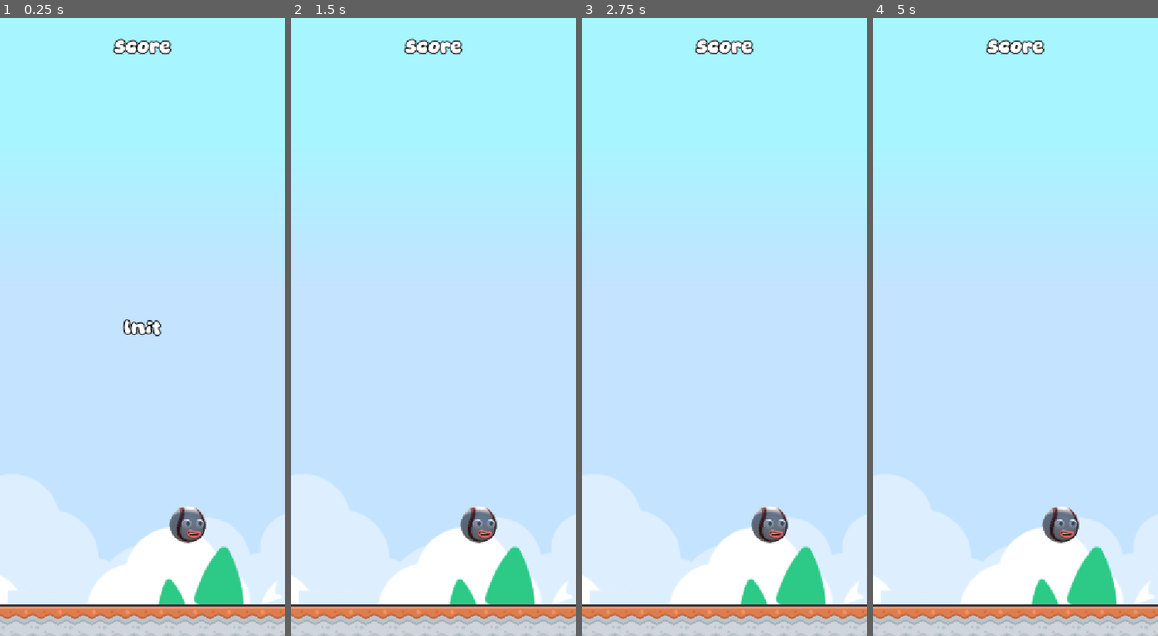
Above: before the commit, frames 1-4 (left to right).
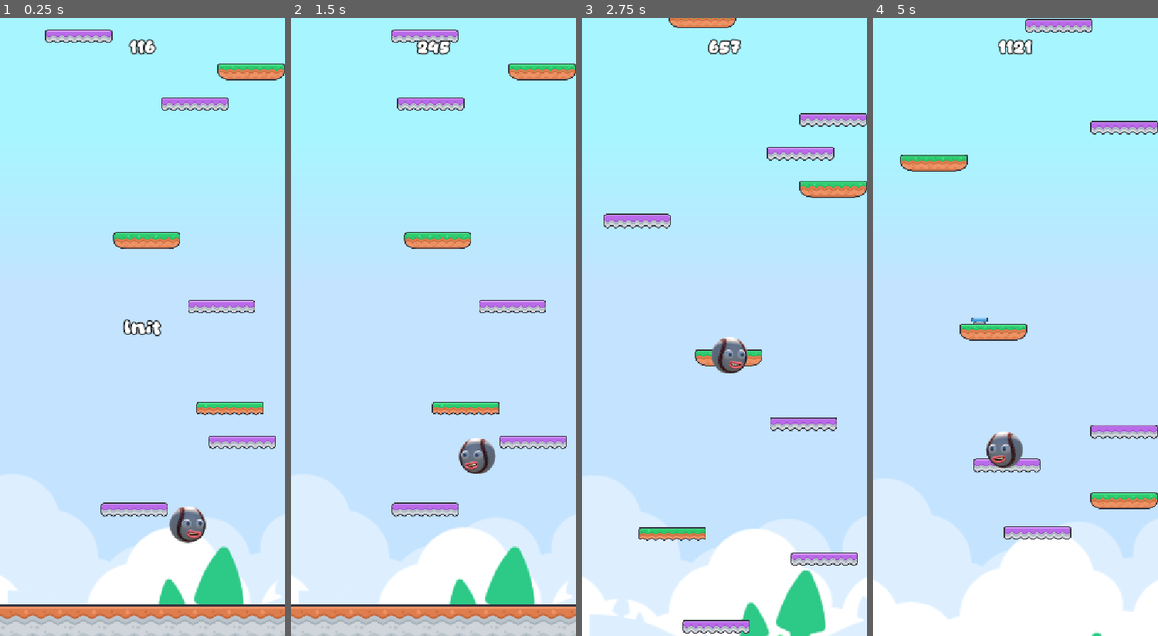
Above: after the commit, the same moments.

Repository: iRadEntertainment/incrediddodlejump
Game: Godot game, scene res://scenes/game.tscn
Two runs of this game, one before a commit and one after it. Both use one fixed random seed, a clock stepped at 60 frames per second and the inputs below.
Inputs (mouse positions are in pixels of both pictures, inside the frame that each line leads up to):
- Up to frame 1 (0.25 s): no input
- Up to frame 2 (1.5 s): tap Enter at 0.5 s; move the mouse to (496, 296) at 0.52 s; click (496, 296) at 0.67 s; move the mouse to (376, 357) at 1.27 s; click (376, 357) at 1.42 s
- Up to frame 3 (2.75 s): move the mouse to (753, 191) at 2.02 s; click (753, 191) at 2.17 s
- Up to frame 4 (5 s): move the mouse to (1001, 450) at 2.77 s; click (1001, 450) at 2.92 s; move the mouse to (1101, 419) at 3.52 s; click (1101, 419) at 3.67 s; move the mouse to (930, 234) at 4.27 s; click (930, 234) at 4.42 s

The runs differ from the first frame. In frame 1, 4.6% of the frame differs, in the area x 15-100%, y 1-81%; in frame 2, 5.7%; in frame 3, 12%; in frame 4, 13%, in the area x 0-100%, y 0-100%.
Error before the commit: Parse Error: Could not parse global class "Platform" from "res://instances/platform.gd". (res://instances/player.gd:43)

Commit message:
feat: platform tiles updated via atlas coords so the size can be changed at runtime

Diff:
--- a/instances/platform.gd
+++ b/instances/platform.gd
@@ -1,24 +1,34 @@
 class_name Platform
-extends Node2D
+extends StaticBody2D
 
+enum Type {
+	STANDARD,
+	BREAKABLE,
+	MOVING,
+	DISAPPEAR,
+}
 
 @onready var coll: CollisionShape2D = %coll
-@onready var tiles: Node2D = %tiles
-@onready var tiles_standard: TileMapLayer = %tiles_standard
-@onready var tiles_breakable: TileMapLayer = %tiles_breakable
-@onready var tiles_movable: TileMapLayer = %tiles_movable
-@onready var tiles_disappear: TileMapLayer = %tiles_disappear
+@onready var tiles: TileMapLayer = %tiles
 @onready var sfx_break: AudioStreamPlayer = %sfx_break
 
 const GRACE_HEIGHT: float = 128.0 #px
+const TILES_BY_TYPE: Dictionary[Type, Array] = {
+	Type.STANDARD: [Vector2i(3, 10), Vector2i(2, 10), Vector2i(4, 10)],
+	Type.BREAKABLE: [Vector2i(8, 11), Vector2i(9, 11), Vector2i(10, 11)],
+	Type.MOVING: [Vector2i(16, 9), Vector2i(17, 9), Vector2i(0, 10)],
+	Type.DISAPPEAR: [Vector2i(10, 14), Vector2i(11, 14), Vector2i(12, 14)],
+}
 
-var _despawn_height: float # positive on the -y axis
 var is_moving: bool
 var is_breakable: bool # if not it is solid
 var is_disappear: bool
+var is_long: bool
 var has_spring: bool
 var has_boost: bool
 
+var _type: Type:
+	get: return _get_type()
 var velocity: Vector2
 var _speed: float = 128.0 #px/s
 var _half_size: float
@@ -44,18 +54,34 @@
 		spring.position.x = Mng.rng.randf_range(-0.5, 0.5) * _half_size
 		add_child(spring)
 
-	match_texture()
+	_update_tiles()
 
 
-func match_texture() -> void:
-	tiles_standard.hide()
-	tiles_breakable.hide()
-	tiles_movable.hide()
-	tiles_disappear.hide()
-	if is_breakable: tiles_breakable.show()
-	elif is_disappear: tiles_disappear.show()
-	elif is_moving: tiles_movable.show()
-	else: tiles_standard.show()
+func _get_type() -> Type:
+	if is_breakable: return Type.BREAKABLE
+	elif is_disappear: return Type.DISAPPEAR
+	elif is_moving: return Type.MOVING
+	return Type.STANDARD
+
+
+func _update_tiles() -> void:
+	var tile_coord: Array = TILES_BY_TYPE[_type]
+	var start_tile: Vector2i = tile_coord[0]
+	var mid_tile: Vector2i = tile_coord[1]
+	var end_tile: Vector2i = tile_coord[2]
+
+	var half_length: int = 3 if is_long else 2
+	var tiles_range: Array = range(-half_length, half_length)
+
+	for i: int in tiles_range.size():
+		var x: int = tiles_range[i]
+		var coords: Vector2i = Vector2i(x, 0)
+		if i == 0:
+			tiles.set_cell(coords, 0, start_tile)
+		elif i == tiles_range.size() - 1:
+			tiles.set_cell(coords, 0, end_tile)
+		else:
+			tiles.set_cell(coords, 0, mid_tile)
 
 
 func activate() -> void:
@@ -68,7 +94,7 @@
 	if is_breakable:
 		coll.set_deferred(&"disabled", true)
 		sfx_break.play()
-		tw.tween_property(tiles_breakable, ^"modulate:a", 0.0, 0.6)
+		tw.tween_property(tiles, ^"modulate:a", 0.0, 0.6)
 		tw.tween_callback(queue_free).set_delay(1.0)
 	else:
 		tw.tween_property(self, ^"position:y", 16.0, 0.2).as_relative().set_ease(Tween.EASE_OUT)
--- a/instances/platform.tscn
+++ b/instances/platform.tscn
@@ -18,42 +18,10 @@
 shape = SubResource("SegmentShape2D_iotsf")
 one_way_collision = true
 
-[node name="tiles" type="Node2D" parent="." unique_id=391590644]
-unique_name_in_owner = true
-
-[node name="tiles_standard" type="TileMapLayer" parent="tiles" unique_id=1846916788]
+[node name="tiles" type="TileMapLayer" parent="." unique_id=1846916788]
 unique_name_in_owner = true
 scale = Vector2(0.5, 0.5)
 tile_map_data = PackedByteArray(0, 0, 255, 255, 0, 0, 0, 0, 2, 0, 10, 0, 0, 0, 0, 0, 0, 0, 0, 0, 2, 0, 10, 0, 0, 0, 1, 0, 0, 0, 0, 0, 4, 0, 10, 0, 0, 0, 254, 255, 0, 0, 0, 0, 3, 0, 10, 0, 0, 0)
-tile_set = ExtResource("2_jmi4v")
-occlusion_enabled = false
-collision_enabled = false
-navigation_enabled = false
-
-[node name="tiles_breakable" type="TileMapLayer" parent="tiles" unique_id=252316200]
-unique_name_in_owner = true
-visible = false
-scale = Vector2(0.5, 0.5)
-tile_map_data = PackedByteArray(0, 0, 255, 255, 0, 0, 0, 0, 9, 0, 11, 0, 0, 0, 0, 0, 0, 0, 0, 0, 9, 0, 11, 0, 0, 0, 1, 0, 0, 0, 0, 0, 10, 0, 11, 0, 0, 0, 254, 255, 0, 0, 0, 0, 8, 0, 11, 0, 0, 0)
-tile_set = ExtResource("2_jmi4v")
-occlusion_enabled = false
-collision_enabled = false
-navigation_enabled = false
-
-[node name="tiles_movable" type="TileMapLayer" parent="tiles" unique_id=116589287]
-unique_name_in_owner = true
-visible = false
-scale = Vector2(0.5, 0.5)
-tile_map_data = PackedByteArray(0, 0, 255, 255, 0, 0, 0, 0, 17, 0, 9, 0, 0, 0, 0, 0, 0, 0, 0, 0, 17, 0, 9, 0, 0, 0, 1, 0, 0, 0, 0, 0, 0, 0, 10, 0, 0, 0, 254, 255, 0, 0, 0, 0, 16, 0, 9, 0, 0, 0)
-tile_set = ExtResource("2_jmi4v")
-occlusion_enabled = false
-collision_enabled = false
-navigation_enabled = false
-
-[node name="tiles_disappear" type="TileMapLayer" parent="tiles" unique_id=825228526]
-unique_name_in_owner = true
-scale = Vector2(0.5, 0.5)
-tile_map_data = PackedByteArray(0, 0, 255, 255, 0, 0, 0, 0, 11, 0, 14, 0, 0, 0, 0, 0, 0, 0, 0, 0, 11, 0, 14, 0, 0, 0, 1, 0, 0, 0, 0, 0, 12, 0, 14, 0, 0, 0, 254, 255, 0, 0, 0, 0, 10, 0, 14, 0, 0, 0)
 tile_set = ExtResource("2_jmi4v")
 occlusion_enabled = false
 collision_enabled = false
--- a/scripts/platform_mng.gd
+++ b/scripts/platform_mng.gd
@@ -55,6 +55,7 @@
 		var is_moving: bool = Mng.rng.randf() > 0.8
 		var is_breakable: bool = true and can_skip
 		var is_disappear: bool = false
+		var is_long: bool = false
 		var has_spring: bool = Mng.rng.randf() > 0.9 and not is_breakable
 		var has_boost: bool = false and not is_breakable
 
@@ -71,6 +72,7 @@
 		platform.is_moving = is_moving
 		platform.is_breakable = is_breakable
 		platform.is_disappear = is_disappear
+		platform.is_long = is_long
 		platform.has_spring = has_spring
 		platform.has_boost = has_boost
 		add_child(platform)
